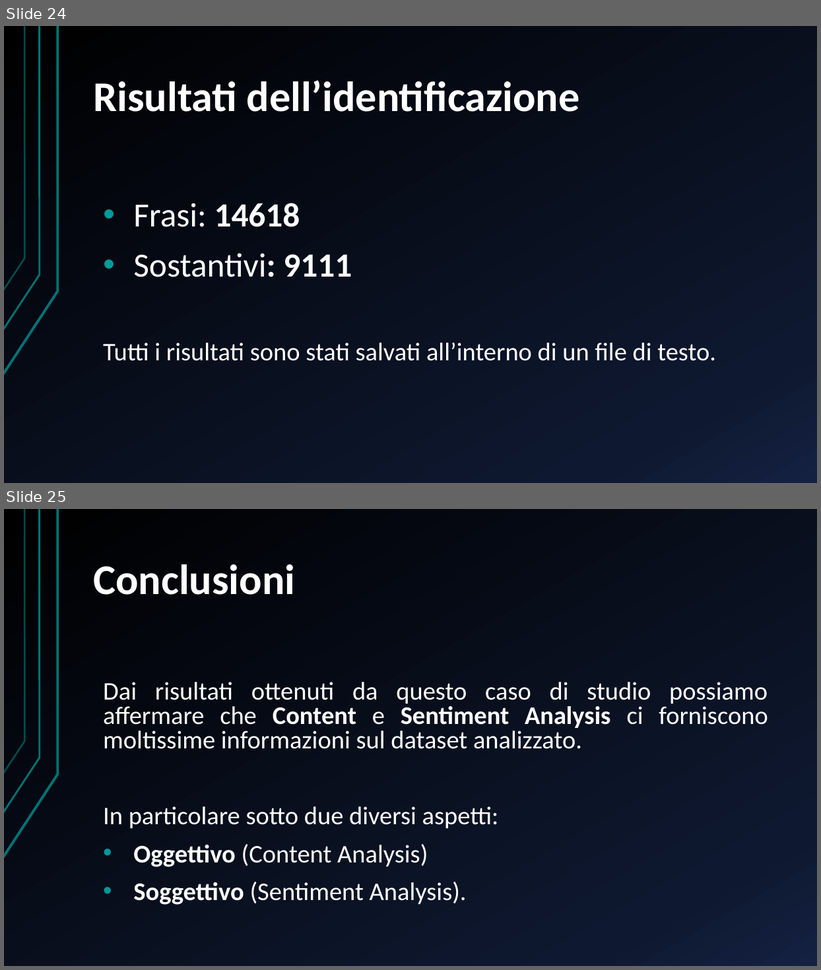
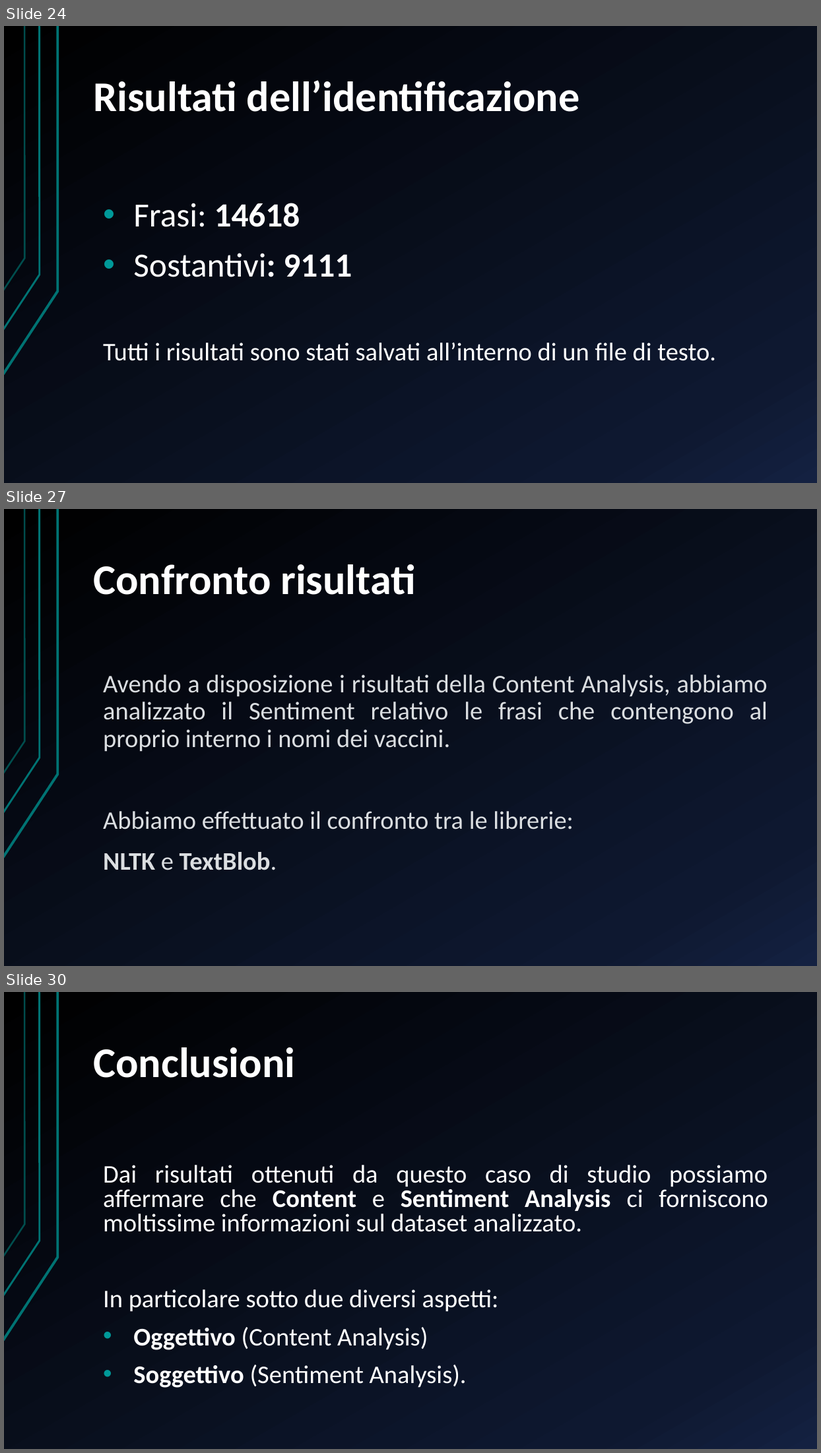
Before and after one commit to DanieleCampopiano/Semantic-Intelligence, a slide deck: Presentazione/Presentazione Progetto.pptx. Shown one above the other, each under a label of ours: slides 24 and 25 before the commit, slides 24, 27 and 30 after it; the slides between them are not shown. The pictures are 821x970 and 821x1453 pixels, drawn with LibreOffice and Linux fonts; fonts in the diff are those of the drawing. Boxes give left, top, right and bottom in pixels: in the first picture for what was removed or moved away, otherwise in the second. Text is boxed around its words. In the diff, an @@ line names an element or a change of style, - is before the commit and + after.

Commit message:
Rimozione classi di test ed aggiornamento della presentazione

```diff
--- a/Presentazione/Presentazione Progetto.pptx
+++ b/Presentazione/Presentazione Progetto.pptx
@@ slide 27 added at (4,509,817,966), background gradient #000000 to #0F1931 to #142242; not listed: 3 template elements that a slide beside it also shows @@
@@ title added at (94,564,415,595), 50 pt, text #FFFFFF, bold @@
+Confronto risultati
@@ text added at (103,675,768,871), 30 pt, text #DBDEE1 @@
+Avendo a disposizione i risultati della Content Analysis, abbiamo analizzato il Sentiment relativo le frasi che contengono al proprio interno i nomi dei vaccini.
+Abbiamo effettuato il confronto tra le librerie:
+NLTK e TextBlob.
@@ what was slide 25 is now slide 30 @@
```
Also in this commit, not shown: 1 slide changed, 4 other slides added, 5 other files.
